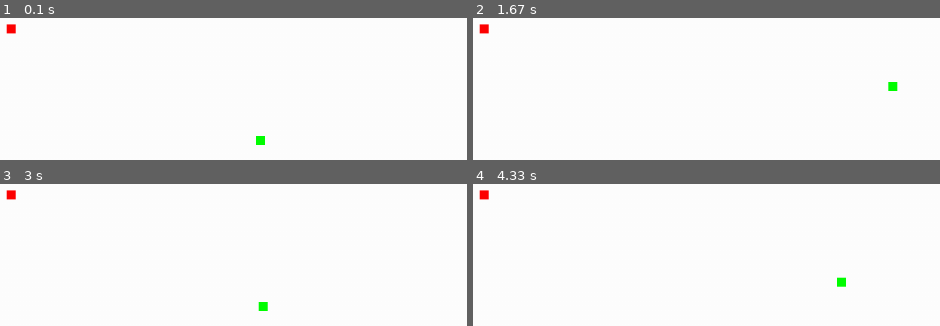
Above: before the commit, frames 1-4 (two rows, left to right).
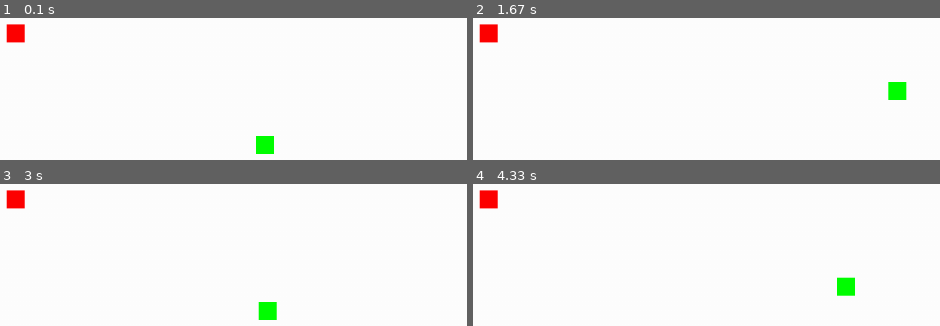
Above: after the commit, the same moments.

Repository: aniTech-addict/snake_pygame
Game: pygame game, started from snake.py
Two runs of this game, one before a commit and one after it. Both use one fixed random seed, a clock stepped at 60 frames per second and the inputs below.
Inputs:
- Up to frame 1 (0.1 s): no input
- Up to frame 2 (1.67 s): hold D 0.33-0.8 s; hold W 0.83-1.13 s; hold D 1.17-1.63 s
- Up to frame 3 (3 s): hold A 1.67-2.2 s; hold S 2.23-2.53 s; hold A 2.57-2.97 s
- Up to frame 4 (4.33 s): hold W 3-3.37 s; hold D 3.4-4.03 s; hold S from 4.07 s (still down)

The runs differ from the first frame. In frame 1, 0.8% of the frame differs, in the area x 1-59%, y 4-96%; in frame 2, 0.8%, in the area x 1-93%, y 4-58%; in frame 3, 0.8%; in frame 4, 0.8%.

Commit message:
Border-collision Game Over

Diff:
--- a/snake.py
+++ b/snake.py
@@ -4,7 +4,7 @@
 x = pygame.init()
 
 VELOCITY = 3
-SIZE = 10
+SIZE = 20
 
 velocity_x = 0
 velocity_y = 0
@@ -24,10 +24,17 @@
 score = 0
 
 
-while not exit_game:
+while not exit_game :
     for event in pygame.event.get():
+        # Quit event
         if event.type == pygame.QUIT:
             exit_game = True
+        # Border-collision
+        if (car_pos.x > 1000 or car_pos.x<0) or (car_pos.y > 600 or car_pos.y <0 ):
+            game_over = True
+            print("game over")
+            exit_game = True
+
 
     gameWindow.fill("white")
 
@@ -36,9 +43,7 @@
 
     #Food Creation
 
-    if (abs(car_pos.x - food_pos.x) < 2) and (abs(car_pos.y - food_pos.y) < 2):
-        print("car_pos: ",car_pos.x, car_pos.y)
-        print("food_pos: ",food_pos.x, food_pos.y)
+    if (abs(car_pos.x - food_pos.x) < 10) and (abs(car_pos.y - food_pos.y) < 10):
         food_pos = pygame.Vector2(random.randint(20, int(gameWindow.get_width() -100)),random.randint(20, int(gameWindow.get_height() -100)))
         pygame.draw.rect(gameWindow, "red", [food_pos.x, food_pos.y, SIZE, SIZE], SIZE)
         print("Score : ", score)
